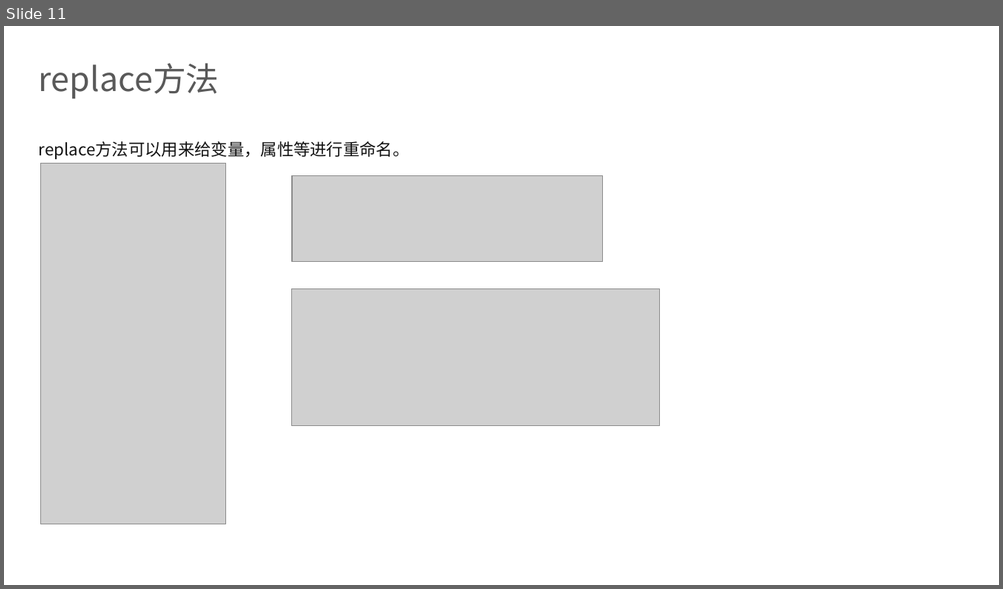
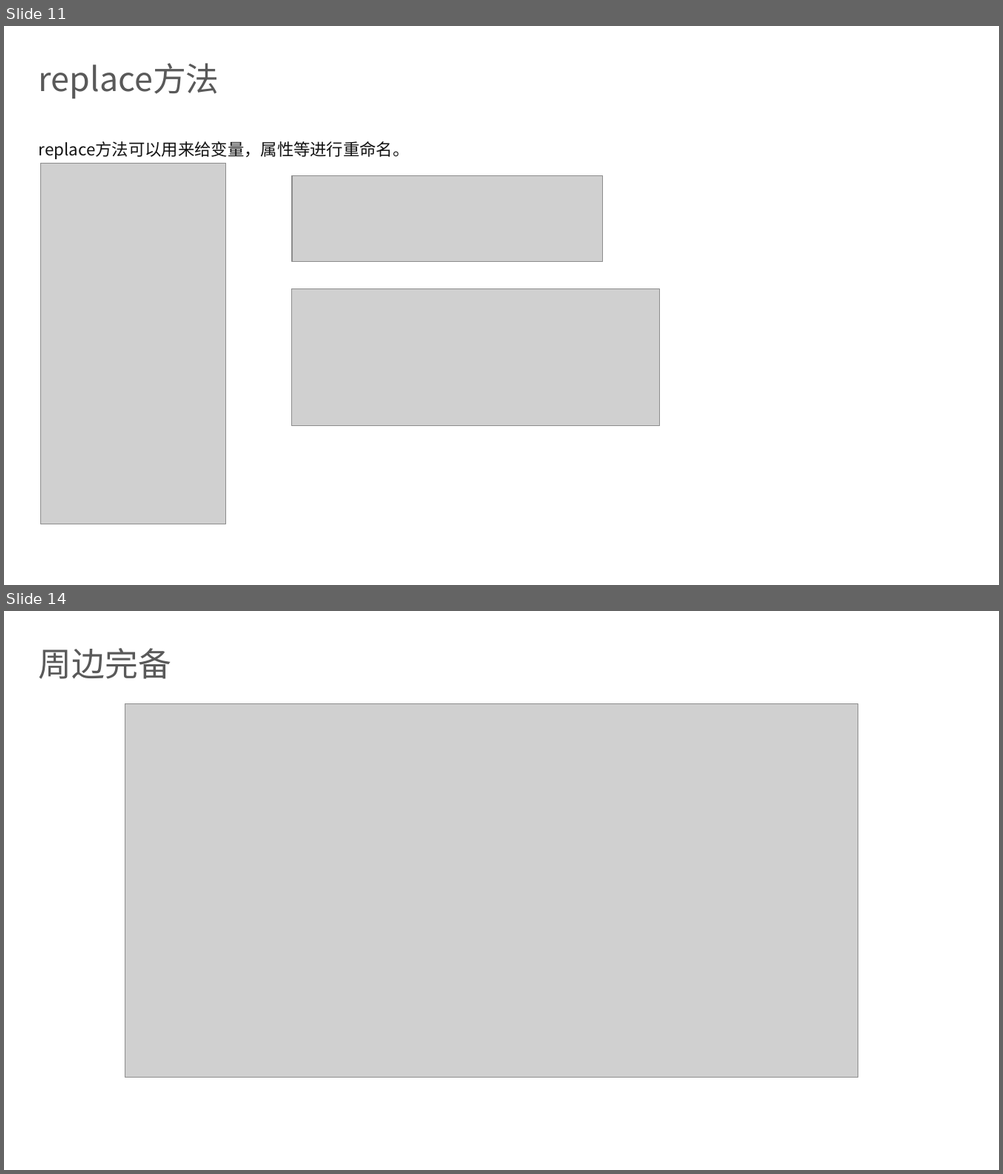
Before and after one commit to dingq030511/gogocode-tutorial, a slide deck: gogocode.pptx. Shown one above the other, each under a label of ours: slide 11 before the commit, slides 11 and 14 after it; the slides between them are not shown. The pictures are 1003x589 and 1003x1174 pixels, drawn with LibreOffice and Linux fonts; fonts in the diff are those of the drawing; grey boxes stand for pictures; background and template pictures are left out. Boxes give left, top, right and bottom in pixels: in the first picture for what was removed or moved away, otherwise in the second. Text is boxed around its words. In the diff, an @@ line names an element or a change of style, - is before the commit and + after.

```diff
--- a/gogocode.pptx
+++ b/gogocode.pptx
@@ slide 14 added at box(4, 611, 999, 1170), background picture (left out) @@
@@ title added at box(39, 648, 171, 679), 32 pt, text #595959 @@
+周边完备
@@ picture added at box(125, 703, 857, 1077) @@
```
Also in this commit, not shown: 5 other slides added, 6 other files.
